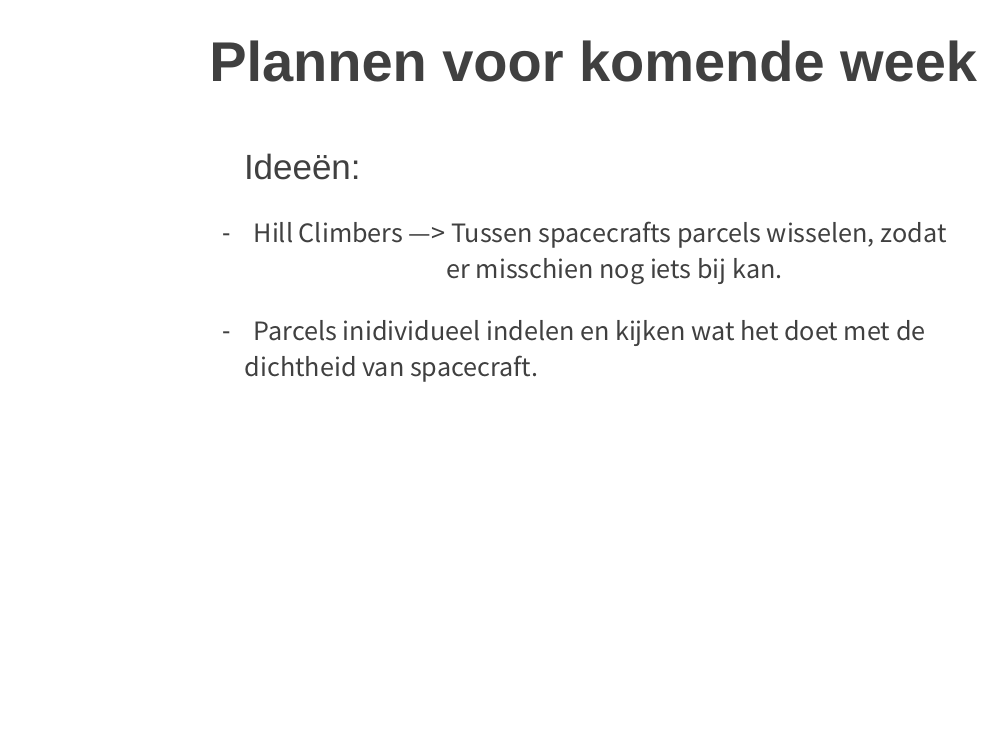
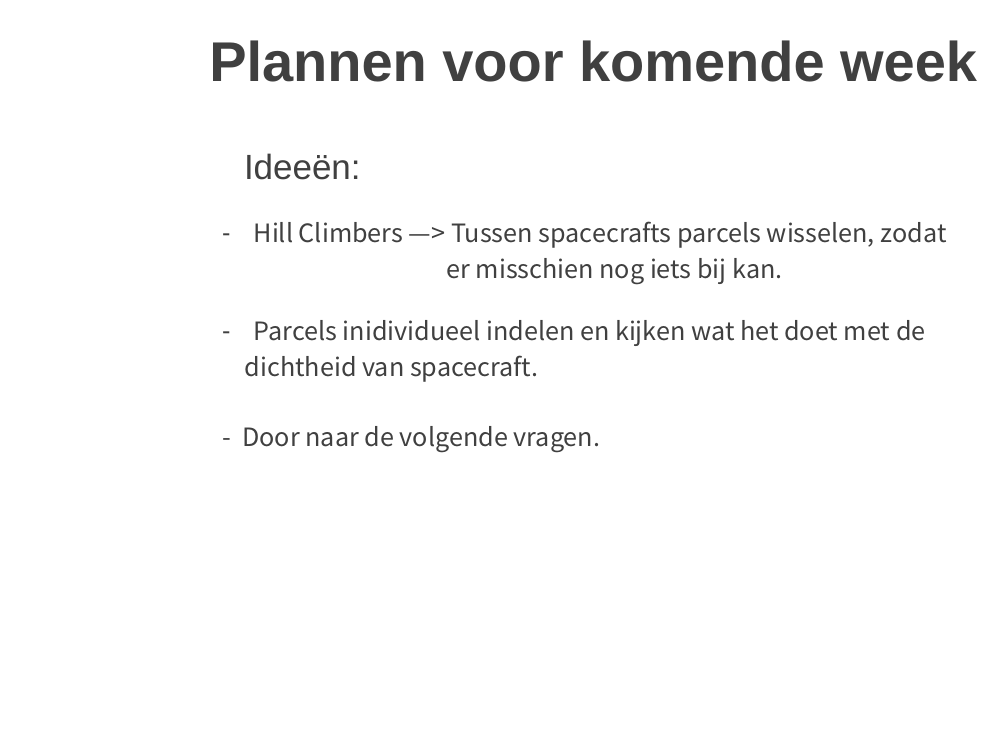
Before and after one commit to stevenuva/Heuristieken, a slide deck: slide 6 of presentaties/Space Freight week 2.pptx. Drawn at 1008x756 pixels with LibreOffice and Linux fonts; fonts in the diff are those of the drawing; background and template pictures are left out. Boxes give left, top, right and bottom in pixels: in the first picture for what was removed or moved away, otherwise in the second. Text is boxed around its words. In the diff, an @@ line names an element or a change of style, - is before the commit and + after.

Commit message:
PPT aanpassingen

```diff
--- a/presentaties/Space Freight week 2.pptx
+++ b/presentaties/Space Freight week 2.pptx
@@ text at (242, 426, 601, 452): paragraph added @@
+- Door naar de volgende vragen.
```
